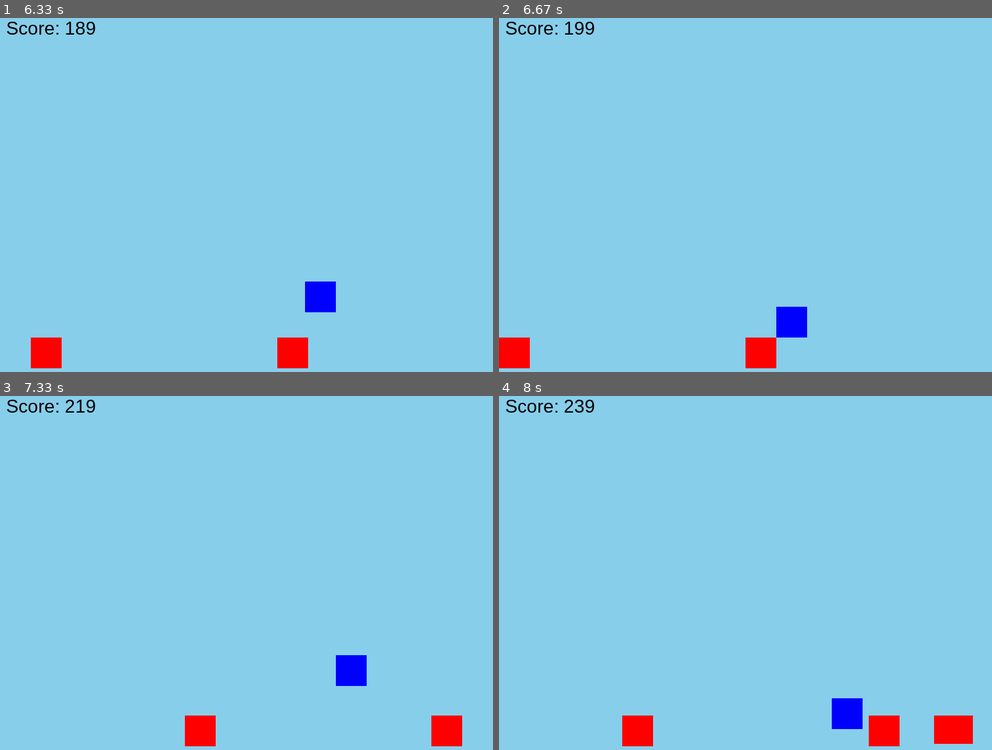
Above: before the commit, frames 1-4 (two rows, left to right).
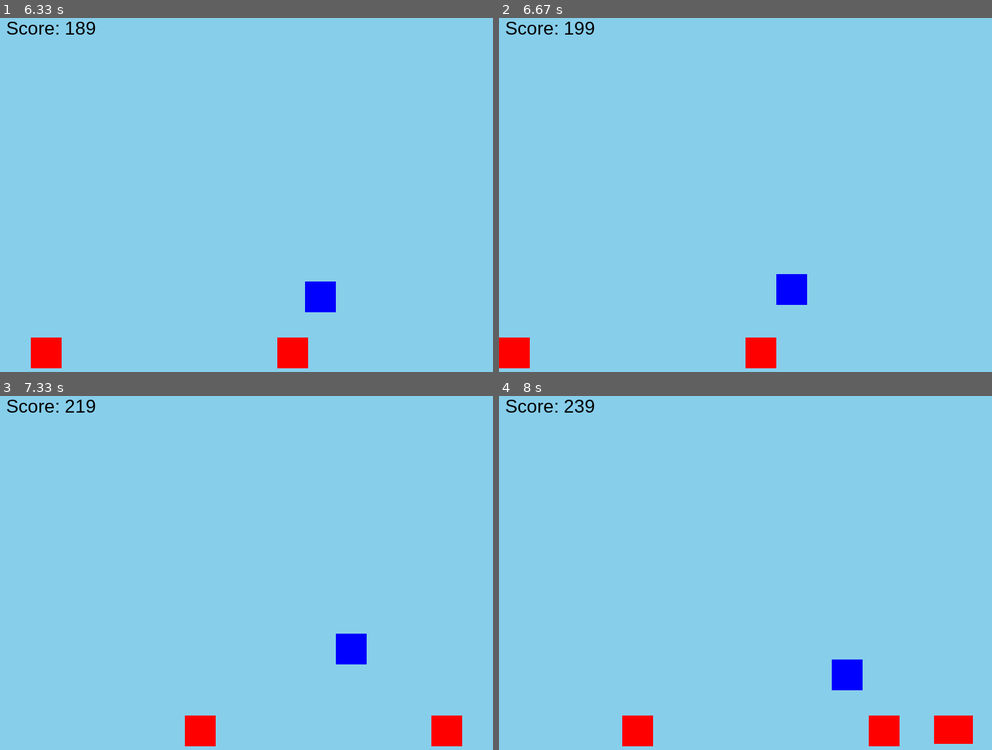
Above: after the commit, the same moments.

Repository: jakob07ffm/pygame-platformer
Game: pygame game, started from main.py
Same seed, same stepped clock (60 frames per second), same inputs: the game is played once before the commit and once after it.
Inputs:
- Up to frame 1 (6.33 s): hold D 0.33-0.8 s; hold D 0.83-1.3 s; tap Space at 0.9, 1.2, 1.4, 1.7, 1.97, 2.27, 2.4, 2.7, 3.07, 3.37, 3.57, 3.87, 4.07, 4.37, 4.57, 4.87, 5.13, 5.43, 5.57, 5.87, 6.23 s; hold A 1.33-1.87 s; hold A 1.9-2.3 s; hold D 2.33-2.97 s; hold A 3-3.47 s; hold D 3.5-3.97 s; hold D 4-4.47 s; hold A 4.5-5.03 s; hold A 5.07-5.47 s; hold D 5.5-6.13 s; hold A from 6.17 s (still down)
- Up to frame 2 (6.67 s): tap Space at 6.53 s; release A at 6.63 s
- Up to frame 3 (7.33 s): hold D 6.67-7.13 s; tap Space at 6.73, 7.03, 7.23 s; hold D from 7.17 s (still down)
- Up to frame 4 (8 s): tap Space at 7.53, 7.73 s; release D at 7.63 s; hold A from 7.67 s (still down)

Frame 1 is identical in both runs. In frame 2, 1.1% of the frame differs, in the area x 56-63%, y 72-91%; in frame 3, 0.8%; in frame 4, 1.1%.

Commit message:
Update main.py

Diff:
--- a/main.py
+++ b/main.py
@@ -12,7 +12,6 @@
 BG_COLOR = (135, 206, 235)
 RED = (255, 0, 0)
 GREEN = (0, 255, 0)
-YELLOW = (255, 255, 0)
 
 # Initialize window
 win = pygame.display.set_mode((WIDTH, HEIGHT))
@@ -38,7 +37,7 @@
 
 power_ups = []
 power_up_size = 30
-power_up_effect_duration = 300  # frames
+power_up_effect_duration = 0
 
 backgrounds = [pygame.Surface((WIDTH, HEIGHT)) for _ in range(2)]
 backgrounds[0].fill(BG_COLOR)
@@ -97,43 +96,52 @@
 def check_collisions():
     global player_jump_count, player_vel, player_pos, score, power_ups, power_up_effect_duration
 
+    player_rect = pygame.Rect(player_pos[0], player_pos[1], player_size, player_size)
     player_on_ground = False
-    if player_pos[1] + player_size >= floor[1]:
+
+    # Floor collision
+    if player_rect.bottom >= floor[1]:
         player_pos[1] = floor[1] - player_size
         player_vel[1] = 0
         player_on_ground = True
         player_jump_count = 0
 
+    # Obstacle collision
     for obstacle in obstacles:
-        if (player_pos[1] + player_size > obstacle[1] and
-            player_pos[1] < obstacle[1] + obstacle[3] and
-            player_pos[0] + player_size > obstacle[0] and
-            player_pos[0] < obstacle[0] + obstacle[2]):
-            if player_vel[1] > 0:
+        obstacle_rect = pygame.Rect(obstacle[0], obstacle[1], obstacle[2], obstacle[3])
+        if player_rect.colliderect(obstacle_rect):
+            # Determine the side of collision
+            dx = (player_rect.centerx - obstacle_rect.centerx) / obstacle_rect.width
+            dy = (player_rect.centery - obstacle_rect.centery) / obstacle_rect.height
+
+            if abs(dx) > abs(dy):
+                # Horizontal collision
+                if dx > 0:
+                    # Colliding from the right
+                    player_pos[0] = obstacle_rect.right
+                else:
+                    # Colliding from the left
+                    player_pos[0] = obstacle_rect.left - player_size
+                player_vel[0] = 0
+            else:
+                # Vertical collision
+                if dy > 0:
+                    # Colliding from the bottom
+                    player_pos[1] = obstacle_rect.bottom
+                else:
+                    # Colliding from the top
+                    player_pos[1] = obstacle_rect.top - player_size
+                    player_on_ground = True
+                    player_jump_count = 0
                 player_vel[1] = 0
-                player_pos[1] = obstacle[1] - player_size
-            elif player_vel[1] < 0:
-                player_vel[1] = 0
-                player_pos[1] = obstacle[1] + obstacle[3]
-            if player_vel[0] > 0:
-                player_pos[0] = obstacle[0] - player_size
-            elif player_vel[0] < 0:
-                player_pos[0] = obstacle[0] + obstacle[2]
 
+    # Power-up collision
     for power_up in power_ups:
-        if (player_pos[1] + player_size > power_up[1] and
-            player_pos[1] < power_up[1] + power_up[3] and
-            player_pos[0] + player_size > power_up[0] and
-            player_pos[0] < power_up[0] + power_up[2]):
+        power_up_rect = pygame.Rect(power_up[0], power_up[1], power_up[2], power_up[3])
+        if player_rect.colliderect(power_up_rect):
             power_ups.remove(power_up)
             score += 100
             power_up_effect_duration = 300
-
-    if player_pos[1] > HEIGHT - player_size:
-        player_pos[1] = HEIGHT - player_size
-        player_vel[1] = 0
-        player_on_ground = True
-        player_jump_count = 0
 
     return player_on_ground
 
